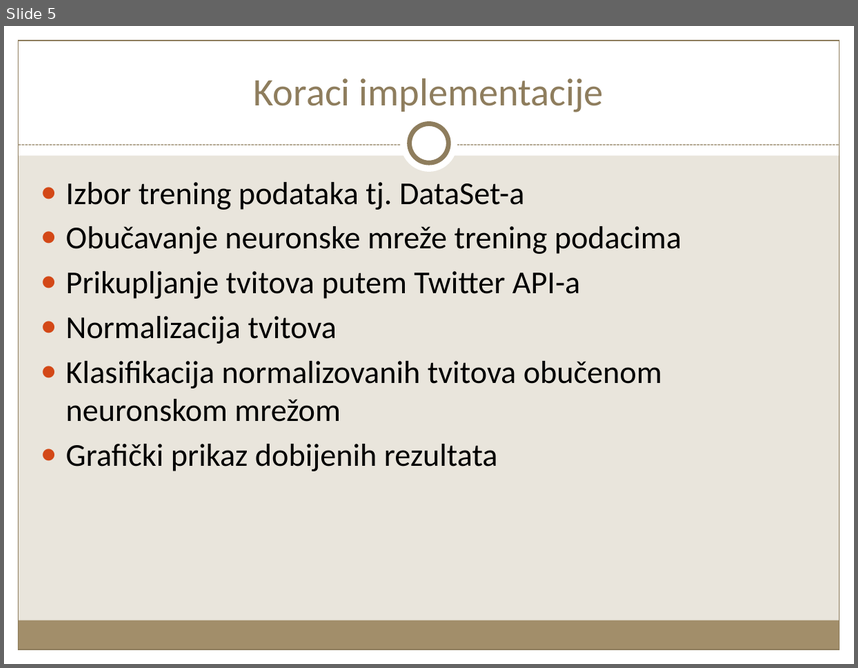
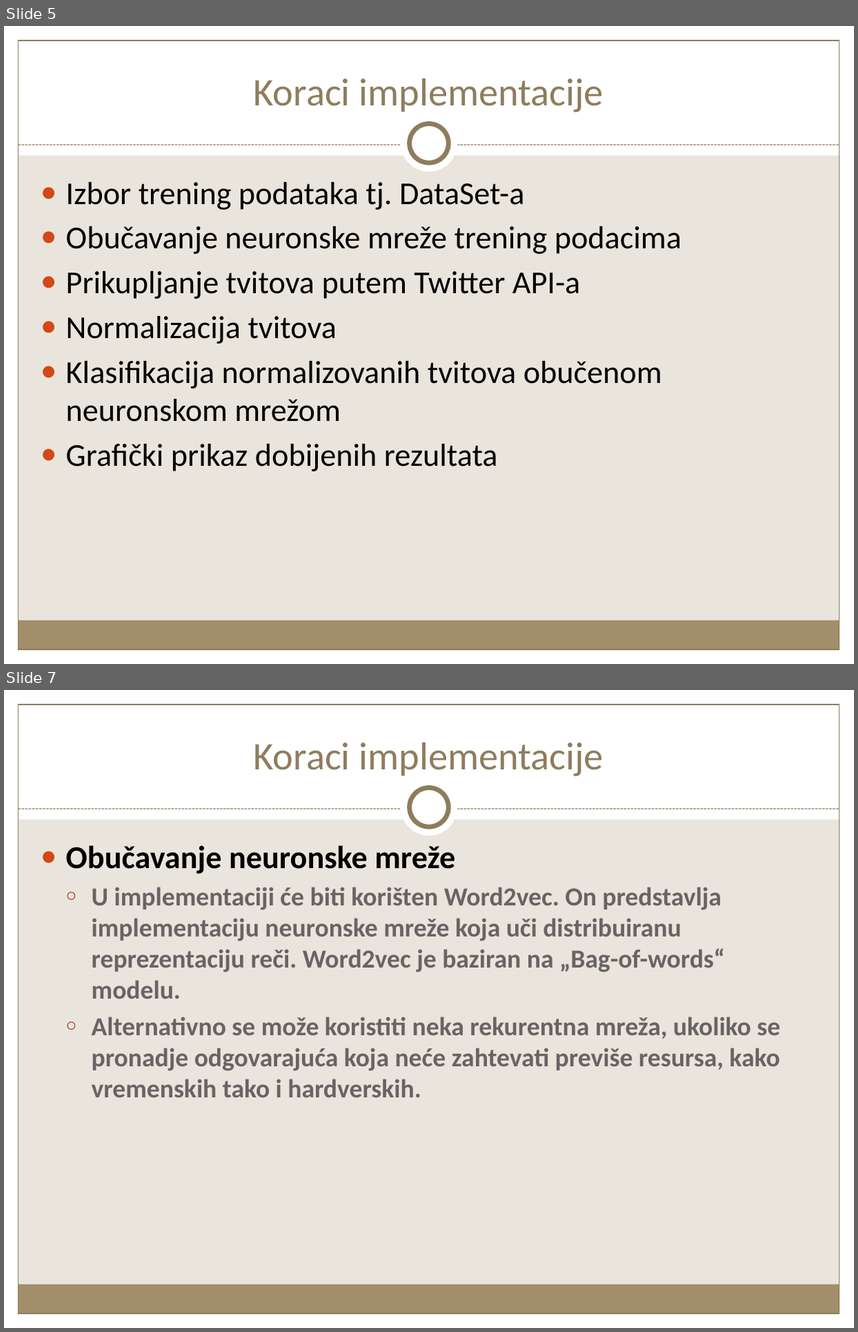
Before and after one commit to GavriloDrljaca/ANNProject, a slide deck: Semanticka_klasifikacija_GavriloDrljaca.pptx. Shown one above the other, each under a label of ours: slide 5 before the commit, slides 5 and 7 after it; the slides between them are not shown. The pictures are 858x668 and 858x1332 pixels, drawn with LibreOffice and Linux fonts; fonts in the diff are those of the drawing. Boxes give left, top, right and bottom in pixels: in the first picture for what was removed or moved away, otherwise in the second. Text is boxed around its words. In the diff, an @@ line names an element or a change of style, - is before the commit and + after.

Commit message:
Final version of presentation

```diff
--- a/Semanticka_klasifikacija_GavriloDrljaca.pptx
+++ b/Semanticka_klasifikacija_GavriloDrljaca.pptx
@@ slide 7 added at box(4, 690, 854, 1328), background #E9E5DC; not listed: 9 template elements that a slide beside it also shows @@
@@ title added at box(253, 742, 604, 776), 33 pt, text #8F7D5E @@
+Koraci implementacije
@@ text added at box(66, 845, 780, 1097), 22 pt, text #696464, bold @@
+● Obučavanje neuronske mreže
+  ○ U implementaciji će biti korišten Word2vec. On predstavlja implementaciju neuronske mreže koja uči distribuiranu reprezentaciju reči. Word2vec je baziran na „Bag-of-words“ modelu.
+  ○ Alternativno se može koristiti neka rekurentna mreža, ukoliko se pronadje odgovarajuća koja neće zahtevati previše resursa, kako vremenskih tako i hardverskih.
```
Also in this commit, not shown: 3 slides changed, 4 other slides added.
